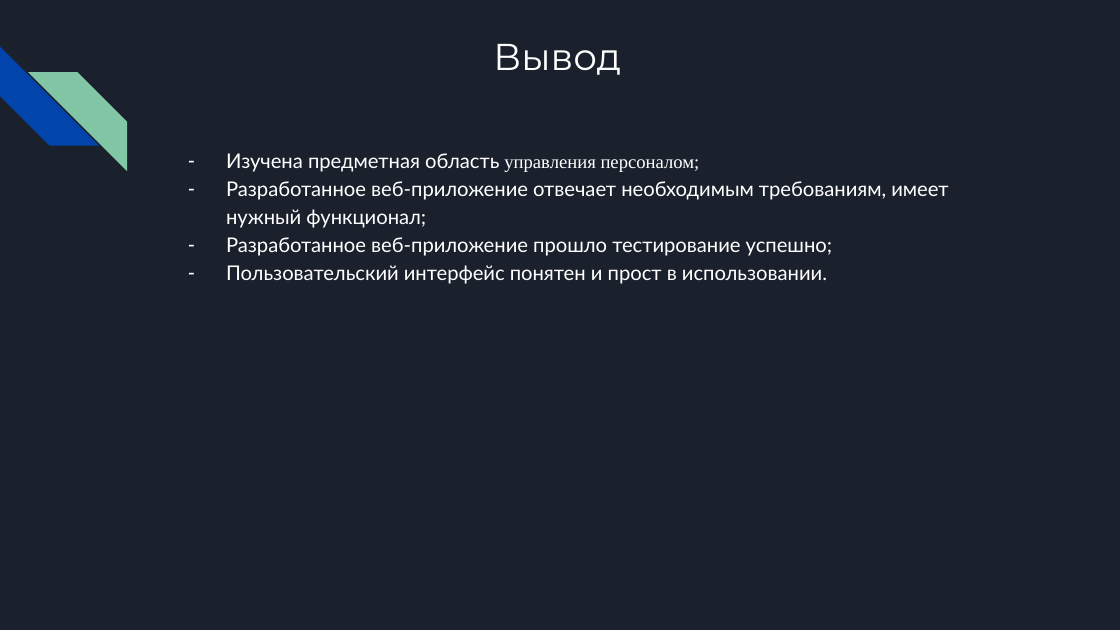
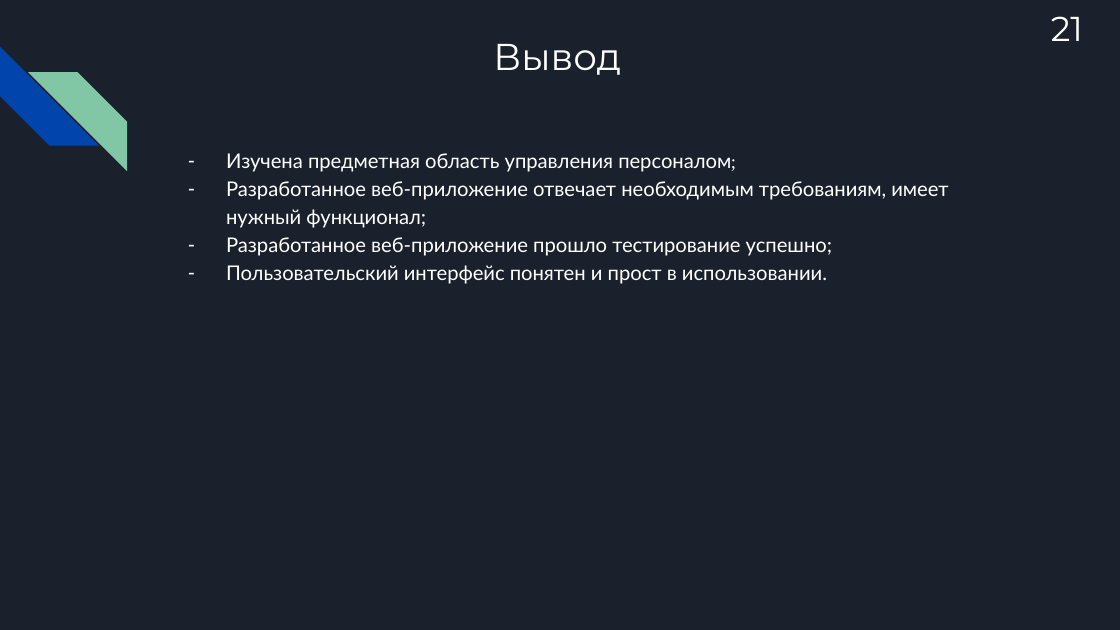
Before and after one commit to barKoZZeR/Diplom_project, a slide deck: slide 22 of Презентация дипломного проекта (Кашин С.И.).pptx (slide 21 before the commit). Drawn at 1120x630 pixels with LibreOffice and Linux fonts; fonts in the diff are those of the drawing. Boxes give left, top, right and bottom in pixels: in the first picture for what was removed or moved away, otherwise in the second. Text is boxed around its words. In the diff, an @@ line names an element or a change of style, - is before the commit and + after.

```diff
--- a/Презентация дипломного проекта (Кашин С.И.).pptx
+++ b/Презентация дипломного проекта (Кашин С.И.).pptx
@@ text added at box(1051, 16, 1083, 41), 22.2 pt, text #FFFFFF @@
+21
@@ text at box(226, 153, 731, 172): size 12 to 13 pt, font Times New Roman to Lato in "управления персоналом;" @@
```
Also in this commit, not shown: 19 other slides changed, 1 slide added.
